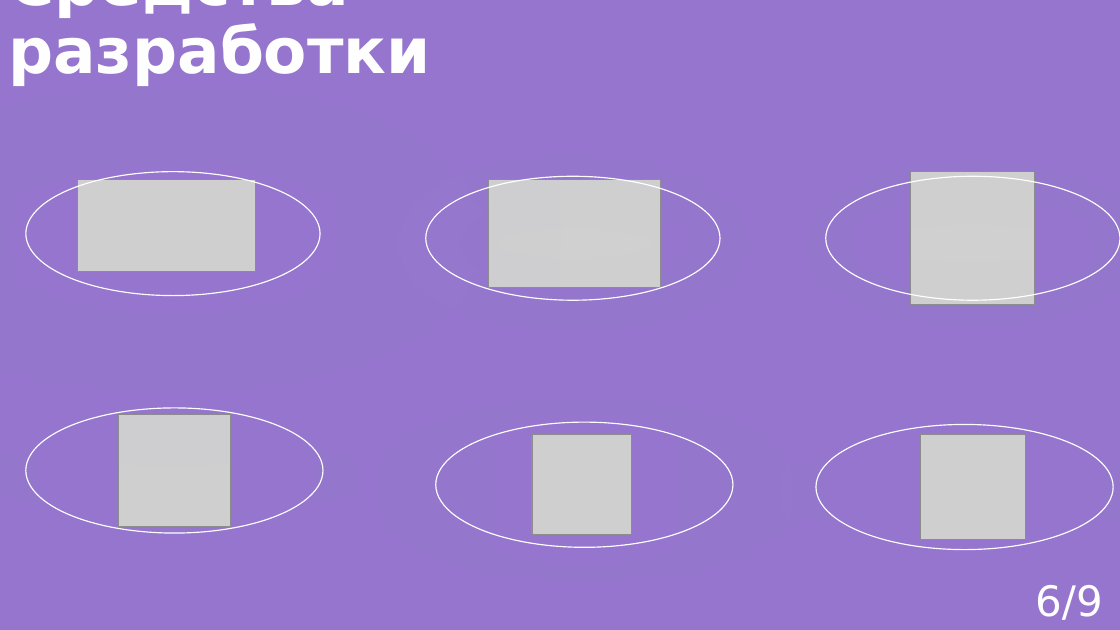
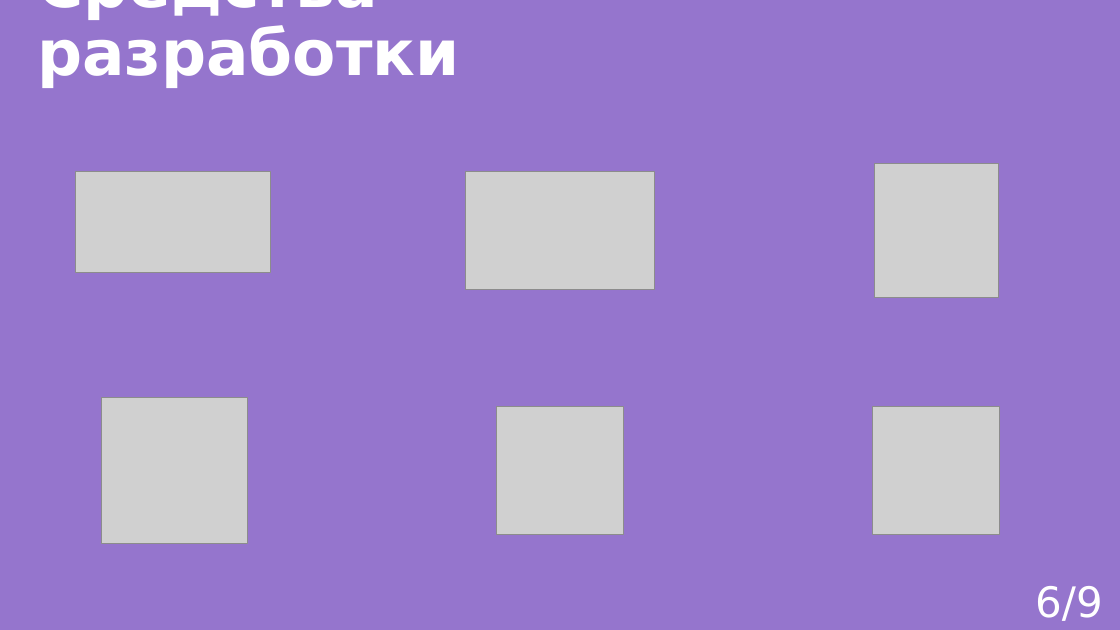
Before and after one commit to AngelGrinota/CourseProject, a slide deck: slide 6 of Edu_presentation.pptx. Drawn at 1120x630 pixels with LibreOffice and Linux fonts; fonts in the diff are those of the drawing; grey boxes stand for pictures. Boxes give left, top, right and bottom in pixels: in the first picture for what was removed or moved away, otherwise in the second. Text is boxed around its words. In the diff, an @@ line names an element or a change of style, - is before the commit and + after.

```diff
--- a/Edu_presentation.pptx
+++ b/Edu_presentation.pptx
@@ title "Средства разработки": place and size @@
-title "Средства разработки" at (8, 0, 430, 86)
+title "Средства разработки" at (37, 0, 459, 88)
@@ ellipse removed at (26, 171, 320, 296) @@
@@ picture: place and size @@
-picture at (77, 180, 255, 271)
+picture at (76, 171, 271, 272)
@@ ellipse removed at (426, 176, 720, 301) @@
@@ picture: place and size @@
-picture at (488, 180, 660, 287)
+picture at (466, 171, 655, 289)
@@ ellipse removed at (826, 176, 1120, 301) @@
@@ picture: place and size @@
-picture at (911, 171, 1035, 305)
+picture at (875, 164, 999, 297)
@@ ellipse removed at (26, 408, 323, 534) @@
@@ picture: place and size @@
-picture at (118, 414, 231, 527)
+picture at (102, 397, 248, 544)
@@ picture: place and size @@
-picture at (532, 435, 631, 534)
+picture at (497, 407, 624, 534)
@@ picture: place and size @@
-picture at (921, 435, 1025, 539)
+picture at (873, 407, 1001, 534)
@@ ellipse removed at (436, 423, 734, 548) @@
@@ ellipse removed at (816, 424, 1113, 549) @@
```
Also in this commit, not shown: 3 other slides changed, 3 other files.
